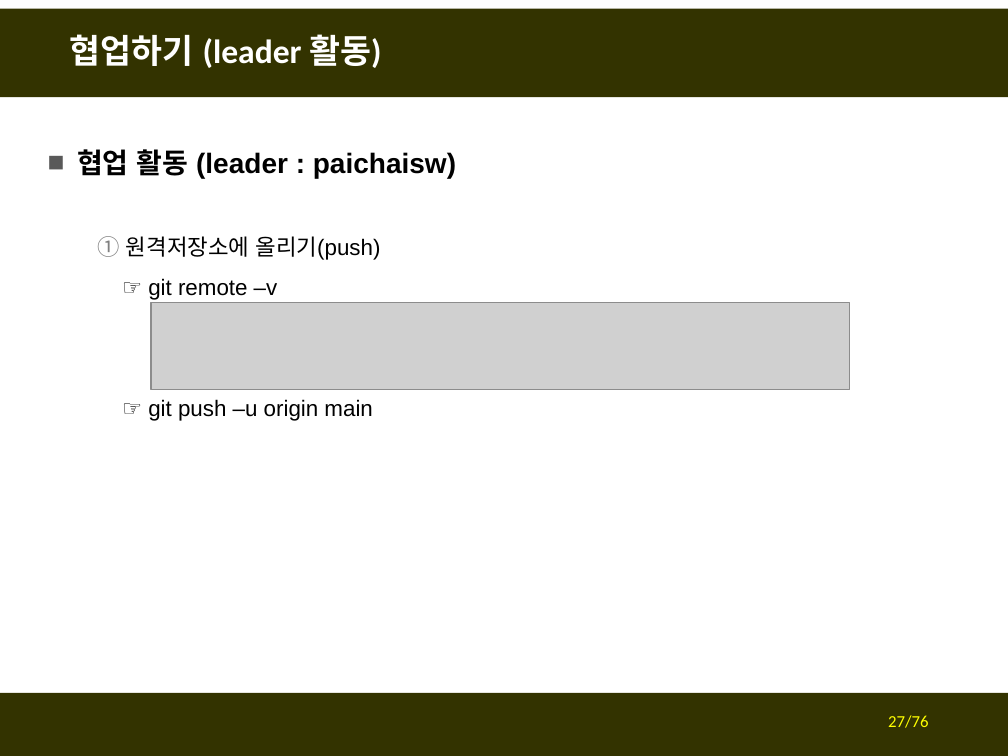
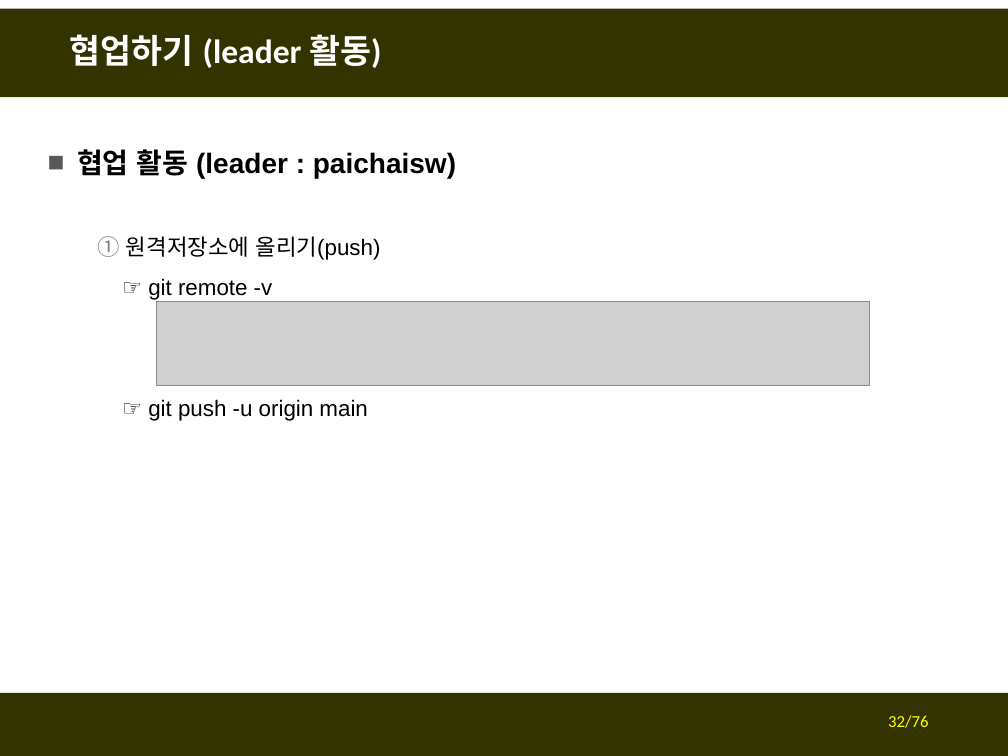
Before and after one commit to fasthill/github-lecture, a slide deck: slide 32 of git및github첫걸음4-협업하기.pptx (slide 27 before the commit). Drawn at 1008x756 pixels with LibreOffice and Linux fonts; fonts in the diff are those of the drawing; grey boxes stand for pictures. Boxes give left, top, right and bottom in pixels: in the first picture for what was removed or moved away, otherwise in the second. Text is boxed around its words. In the diff, an @@ line names an element or a change of style, - is before the commit and + after.

```diff
--- a/git및github첫걸음4-협업하기.pptx
+++ b/git및github첫걸음4-협업하기.pptx
@@ text at [148, 278, 367, 421]: text changed @@
-  ☞ git remote –v
-  ☞ git push –u origin main
+  ☞ git remote -v
+  ☞ git push -u origin main
@@ picture: place and size @@
-picture at [151, 302, 850, 389]
+picture at [156, 301, 869, 385]
@@ page number at [888, 715, 928, 728]: text changed @@
-27/76
+32/76
```
Also in this commit, not shown: 20 other slides changed, 5 slides added.
